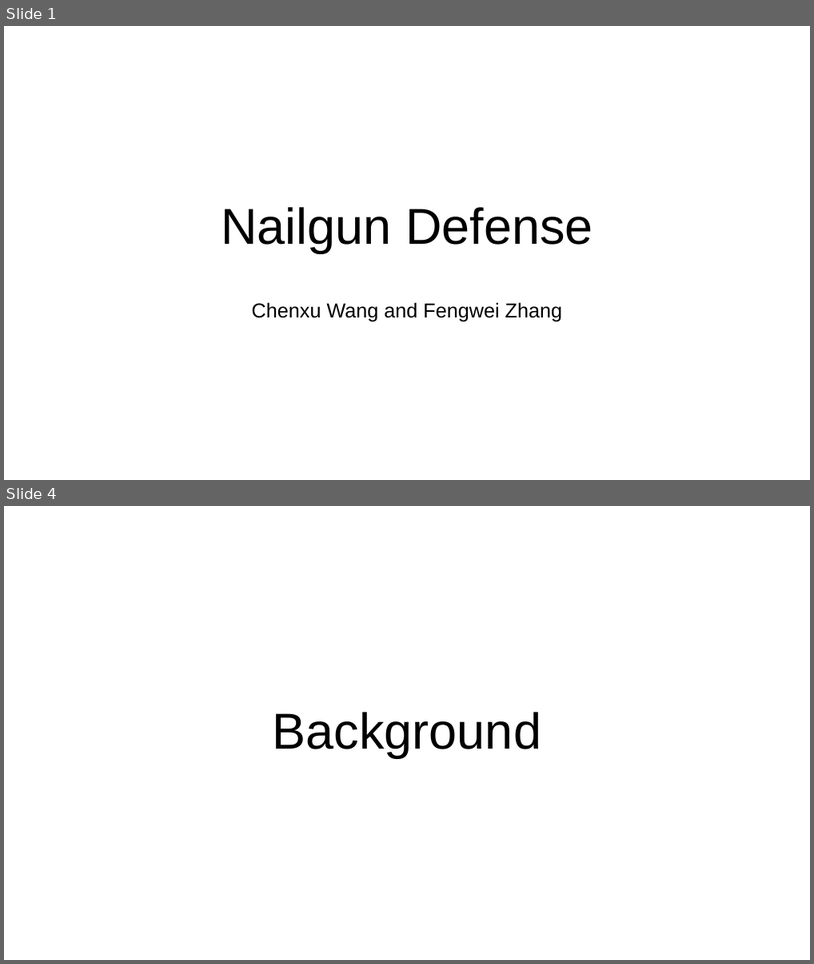
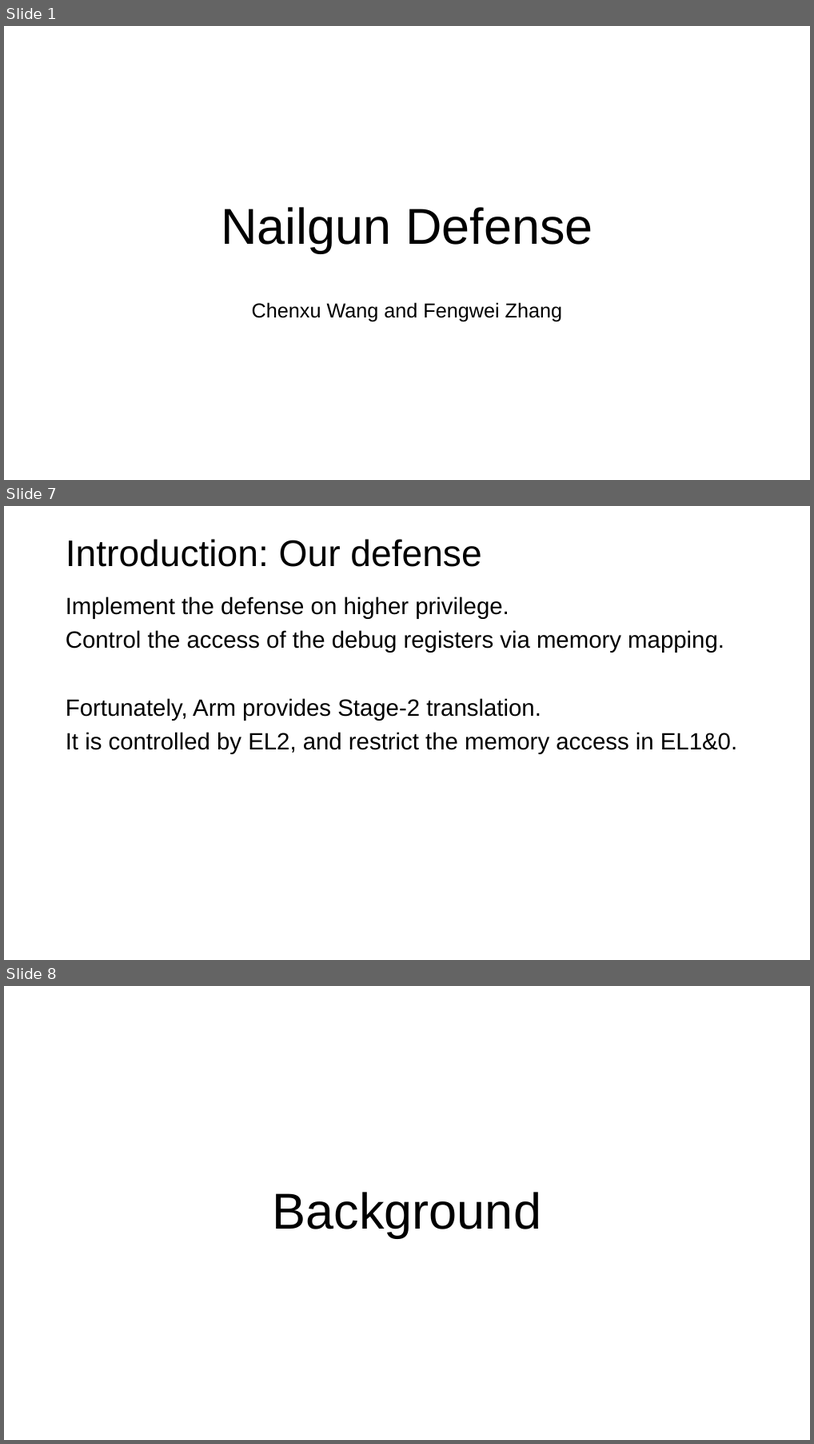
Before and after one commit to Compass-All/nailgun-teaching, a slide deck: defense-lab/NailgunDefense.pptx. Shown one above the other, each under a label of ours: slides 1 and 4 before the commit, slides 1, 7 and 8 after it; the slides between them are not shown. The pictures are 814x964 and 814x1444 pixels, drawn with LibreOffice and Linux fonts; fonts in the diff are those of the drawing; background and template pictures are left out. Boxes give left, top, right and bottom in pixels: in the first picture for what was removed or moved away, otherwise in the second. Text is boxed around its words. In the diff, an @@ line names an element or a change of style, - is before the commit and + after.

```diff
--- a/defense-lab/NailgunDefense.pptx
+++ b/defense-lab/NailgunDefense.pptx
@@ slide 7 added at <box>4,506,810,960</box>, background picture (left out) @@
@@ title added at <box>66,539,482,567</box>, 44 pt, text #000000 @@
+Introduction: Our defense
@@ text added at <box>66,596,738,754</box>, 28 pt, text #000000 @@
+Implement the defense on higher privilege.
+Control the access of the debug registers via memory mapping.
+Fortunately, Arm provides Stage-2 translation.
+It is controlled by EL2, and restrict the memory access in EL1&0.
@@ what was slide 4 is now slide 8 @@
```
Also in this commit, not shown: 6 slides changed, 3 other slides added.
